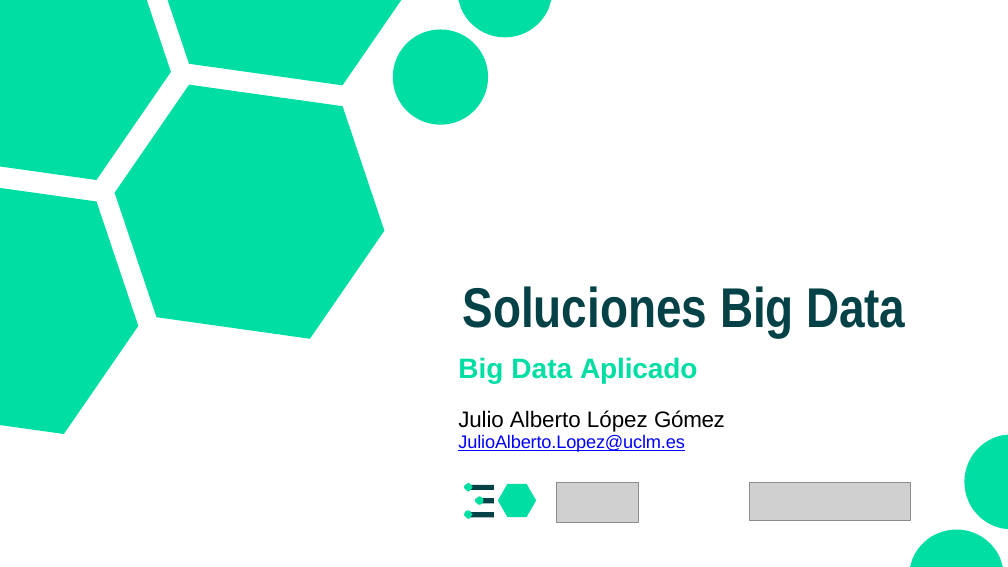
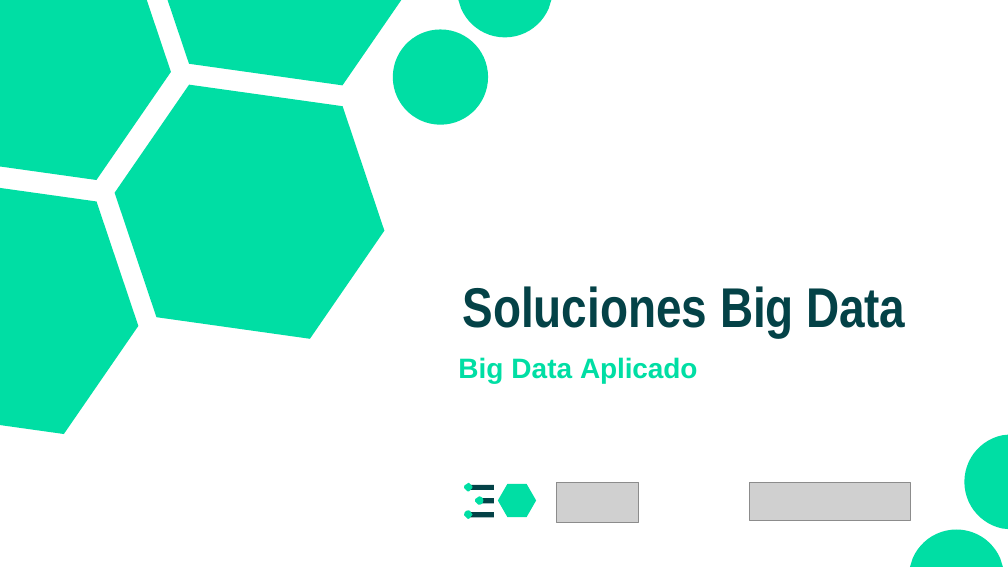
Before and after one commit to CodeWithJuancho/CE_IABD_BIU_SPS, a slide deck: slide 27 of BIU/UT1 - Fundamentos y Preparacion de datos/UT1_1 - Fundamentos y preparacion de datos.pptx. Drawn at 1008x567 pixels with LibreOffice and Linux fonts; fonts in the diff are those of the drawing; grey boxes stand for pictures. Boxes give left, top, right and bottom in pixels: in the first picture for what was removed or moved away, otherwise in the second. Text is boxed around its words. In the diff, an @@ line names an element or a change of style, - is before the commit and + after.

```diff
--- a/BIU/UT1 - Fundamentos y Preparacion de datos/UT1_1 - Fundamentos y preparacion de datos.pptx
+++ b/BIU/UT1 - Fundamentos y Preparacion de datos/UT1_1 - Fundamentos y preparacion de datos.pptx
@@ text at bbox=[458, 410, 725, 452]: paragraphs removed @@
-Julio Alberto López Gómez
-JulioAlberto.Lopez@uclm.es
```
Also in this commit, not shown: 12 other slides changed, 10 slides added, 12 other files.
